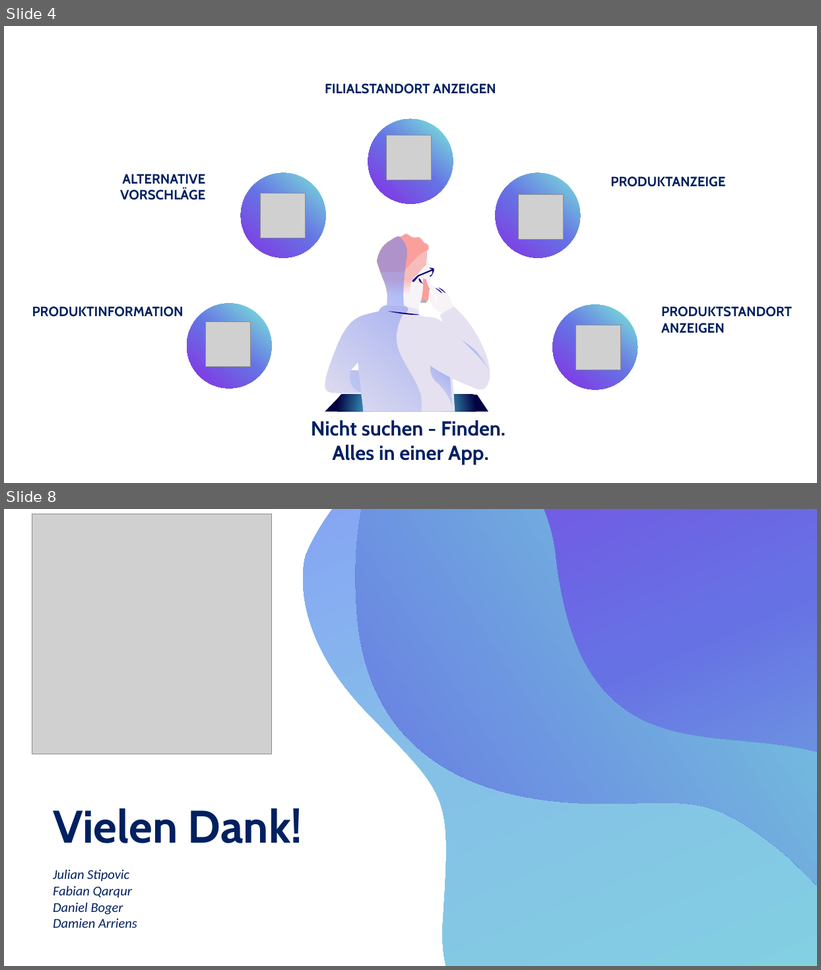
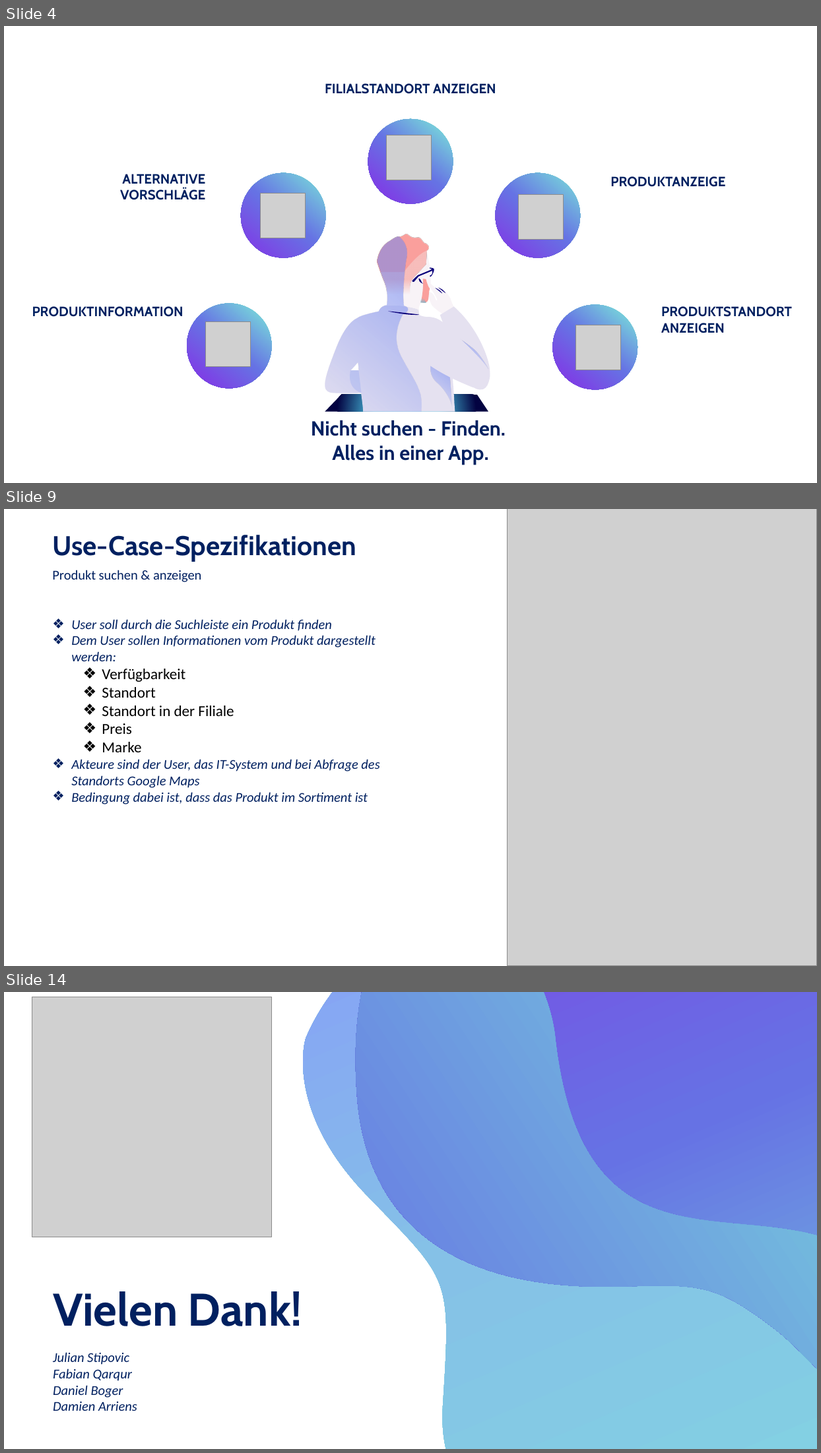
Before and after one commit to DaM1eN02/product-navigator-back-end, a slide deck: Fallstudie/Zwischenpräsentation.pptx. Shown one above the other, each under a label of ours: slides 4 and 8 before the commit, slides 4, 9 and 14 after it; the slides between them are not shown. The pictures are 821x970 and 821x1453 pixels, drawn with LibreOffice and Linux fonts; fonts in the diff are those of the drawing; grey boxes stand for pictures. Boxes give left, top, right and bottom in pixels: in the first picture for what was removed or moved away, otherwise in the second. Text is boxed around its words. In the diff, an @@ line names an element or a change of style, - is before the commit and + after.

```diff
--- a/Fallstudie/Zwischenpräsentation.pptx
+++ b/Fallstudie/Zwischenpräsentation.pptx
@@ slide 9 added at <box>4,509,817,966</box>, background #FFFFFF @@
@@ picture added at <box>507,509,817,966</box> @@
@@ text added at <box>52,535,356,562</box>, 32 pt, text #002060, bold @@
+Use-Case-Spezifikationen
@@ text added at <box>52,570,201,582</box>, 16 pt, text #002060 @@
+Produkt suchen & anzeigen
@@ text added at <box>71,619,380,805</box>, 16 pt, text #002060, italic @@
+❖ User soll durch die Suchleiste ein Produkt finden
+❖ Dem User sollen Informationen vom Produkt dargestellt werden:
+  ❖ Verfügbarkeit
+  ❖ Standort
+  ❖ Standort in der Filiale
+  ❖ Preis
+  ❖ Marke
+❖ Akteure sind der User, das IT-System und bei Abfrage des Standorts Google Maps
+❖ Bedingung dabei ist, dass das Produkt im Sortiment ist
@@ what was slide 8 is now slide 14 @@
```
Also in this commit, not shown: 4 slides changed, 5 other slides added.
